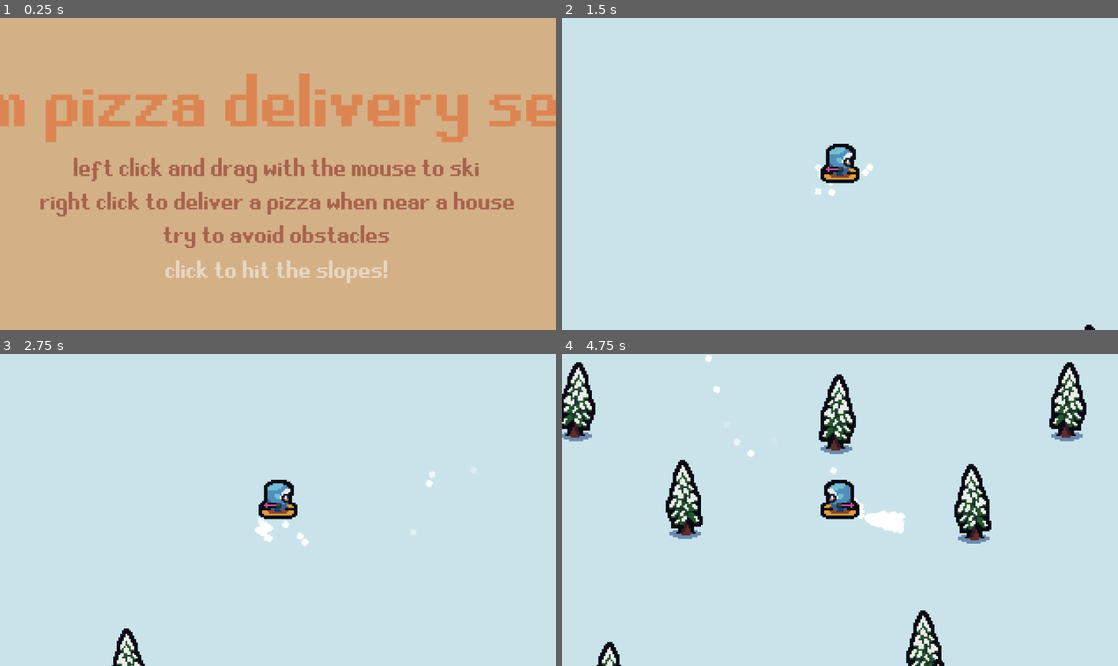
Above: before the commit, frames 1-4 (two rows, left to right).
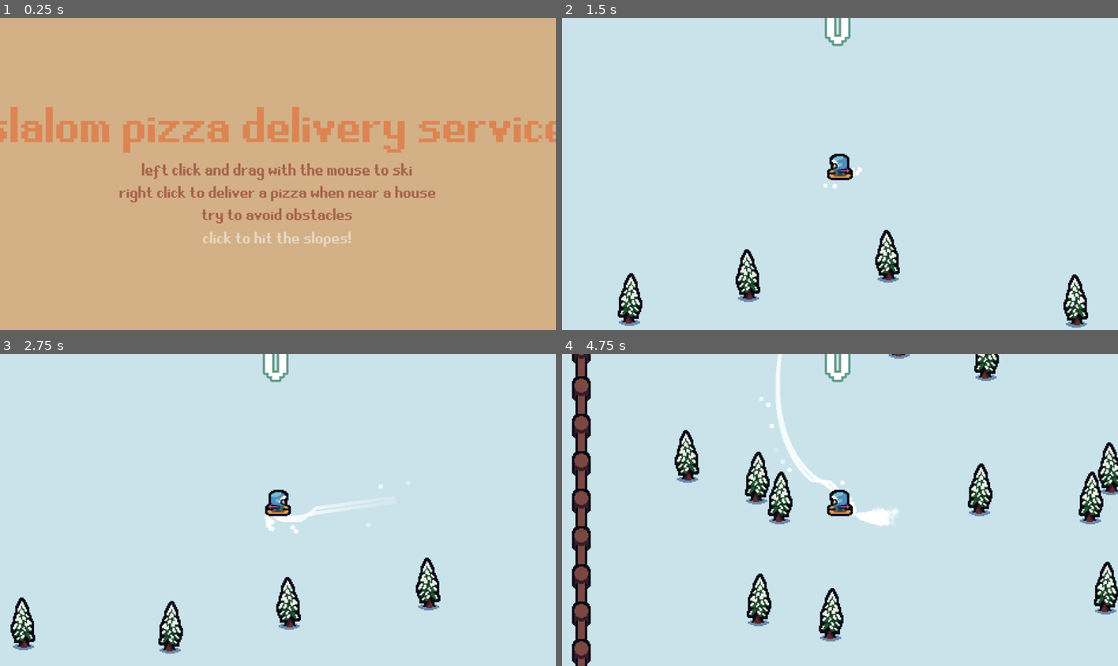
Above: after the commit, the same moments.

Repository: SpeakWithPlants/ld53
Game: Godot game, scene res://scenes/main.tscn
Same seed, same stepped clock (60 frames per second), same inputs: the game is played once before the commit and once after it.
Inputs (mouse positions are in pixels of both pictures, inside the frame that each line leads up to):
- Up to frame 1 (0.25 s): no input
- Up to frame 2 (1.5 s): tap Enter at 0.5, 1.25 s; move the mouse to (962, 158) at 0.52 s; press the mouse at (962, 158) at 0.53 s; right-click (962, 158) at 0.8 s; move the mouse to (728, 189) at 1.27 s; release the mouse at (728, 189) at 1.28 s; right-click (728, 189) at 1.35 s
- Up to frame 3 (2.75 s): click (166, 525) at 1.55 s; tap Enter at 2 s; move the mouse to (333, 441) at 2.02 s; press the mouse at (333, 441) at 2.03 s; right-click (333, 441) at 2.3 s
- Up to frame 4 (4.75 s): tap Enter at 2.75, 3.5, 4.25 s; move the mouse to (812, 572) at 2.77 s; release the mouse at (812, 572) at 2.78 s; right-click (812, 572) at 2.85 s; click (812, 572) at 3.05 s; move the mouse to (1006, 556) at 3.52 s; press the mouse at (1006, 556) at 3.53 s; right-click (1006, 556) at 3.8 s; move the mouse to (673, 463) at 4.27 s; release the mouse at (673, 463) at 4.28 s; right-click (673, 463) at 4.35 s; click (673, 463) at 4.55 s

The runs differ from the first frame. In frame 1, 15% of the frame differs, in the area x 0-100%, y 17-86%; in frame 2, 3.4%; in frame 3, 4.1%; in frame 4, 16%, in the area x 0-100%, y 0-100%.
Error before the commit: Invalid operands 'float' and 'int' in operator '%'. (res://scenes/player.gd:53)

Commit message:
Exported

Diff:
--- a/project.godot
+++ b/project.godot
@@ -20,7 +20,7 @@
 window/size/viewport_width=948
 window/size/viewport_height=533
 window/size/mode=2
-window/stretch/scale=3.0
+window/stretch/scale=2.0
 
 [filesystem]
 
--- a/scenes/level.gd
+++ b/scenes/level.gd
@@ -29,7 +29,7 @@
 	var view_width = ProjectSettings.get_setting("display/window/size/viewport_width")
 	var view_scale = ProjectSettings.get_setting("display/window/stretch/scale")
 	var scaled_width = view_width / view_scale
-	course_width = scaled_width * 2.5
+	course_width = scaled_width * 1.5
 	_generate_houses(houses)
 	_generate_fences()
 	_generate_trees(tree_density)
--- a/scenes/main.gd
+++ b/scenes/main.gd
@@ -34,6 +34,8 @@
 
 
 func start():
+	if player != null:
+		player.queue_free()
 	player = player_scn.instantiate()
 	add_child(player)
 	if level != null:
--- a/scenes/player.gd
+++ b/scenes/player.gd
@@ -22,6 +22,10 @@
 @onready var speed_label = $speed_label
 @onready var collider = $collider
 @onready var recover_timer = $recover_timer
+@onready var trail_source_1 = $trail_point_1
+@onready var trail_source_2 = $trail_point_2
+@onready var trail_point_1 = $particles/trail_point_1
+@onready var trail_point_2 = $particles/trail_point_2
 
 func _ready():
 	trail.emitting = false
@@ -50,7 +54,7 @@
 	var desired_frame = max(0, direction.dot(Vector2.DOWN)) * 3
 	if direction.dot(Vector2.LEFT) > 0:
 		desired_frame += 3
-	sprite.frame = desired_frame % 6
+	sprite.frame = int(desired_frame) % 6
 	speed_label.text = "%0.1f" % velocity.length()
 	_update_trail()
 
@@ -117,6 +121,8 @@
 		ui.counting = true
 	trail.emitting = speed > 0
 	shred.emitting = abs(velocity.normalized().dot(direction)) < 0.8 and trail.emitting
+	trail_source_1.global_position = trail_point_1.global_position
+	trail_source_2.global_position = trail_point_2.global_position
 	pass
 
 
--- a/scenes/player.tscn
+++ b/scenes/player.tscn
@@ -1,7 +1,8 @@
-[gd_scene load_steps=7 format=3 uid="uid://bxddehpx6jw55"]
+[gd_scene load_steps=8 format=3 uid="uid://bxddehpx6jw55"]
 
 [ext_resource type="Script" path="res://scenes/player.gd" id="1_rblnb"]
 [ext_resource type="Texture2D" uid="uid://dc58j7gviomfx" path="res://assets/sprites/skiier.png" id="2_oti6l"]
+[ext_resource type="PackedScene" uid="uid://bufgboq4t4o6l" path="res://scenes/snow_trail.tscn" id="3_adrg4"]
 [ext_resource type="Texture2D" uid="uid://lve4ix3uska3" path="res://assets/sprites/snow_trail.png" id="3_xc43k"]
 
 [sub_resource type="Gradient" id="Gradient_5xqdi"]
@@ -15,8 +16,20 @@
 [sub_resource type="CircleShape2D" id="CircleShape2D_tu6w7"]
 radius = 5.0
 
-[node name="player" type="CharacterBody2D"]
+[node name="player" type="CharacterBody2D" groups=["player"]]
 script = ExtResource("1_rblnb")
+
+[node name="trail_point_1" type="Node2D" parent="."]
+position = Vector2(-7, -2)
+
+[node name="snow_trail" parent="trail_point_1" instance=ExtResource("3_adrg4")]
+z_index = -1
+
+[node name="trail_point_2" type="Node2D" parent="."]
+position = Vector2(-7, 2)
+
+[node name="snow_trail" parent="trail_point_2" instance=ExtResource("3_adrg4")]
+z_index = -1
 
 [node name="particles" type="Node2D" parent="."]
 
@@ -48,6 +61,12 @@
 initial_velocity_max = 150.0
 color_ramp = SubResource("Gradient_blx0c")
 
+[node name="trail_point_1" type="Node2D" parent="particles"]
+position = Vector2(-7, -2)
+
+[node name="trail_point_2" type="Node2D" parent="particles"]
+position = Vector2(-7, 2)
+
 [node name="sprite" type="Sprite2D" parent="."]
 position = Vector2(0, -6)
 texture = ExtResource("2_oti6l")
--- /dev/null
+++ b/scenes/snow_trail.gd
@@ -0,0 +1,15 @@
+extends Line2D
+
+var point
+
+func _ready():
+	pass
+
+
+func _physics_process(_delta):
+	global_position = Vector2.ZERO
+	point = get_parent().global_position
+	add_point(point)
+	if points.size() > 100:
+		remove_point(0)
+	pass
--- /dev/null
+++ b/scenes/snow_trail.tscn
@@ -0,0 +1,11 @@
+[gd_scene load_steps=3 format=3 uid="uid://bufgboq4t4o6l"]
+
+[ext_resource type="Script" path="res://scenes/snow_trail.gd" id="1_oy1cx"]
+
+[sub_resource type="Gradient" id="Gradient_v4sk8"]
+colors = PackedColorArray(1, 1, 1, 0, 1, 1, 1, 1)
+
+[node name="snow_trail" type="Line2D"]
+width = 3.0
+gradient = SubResource("Gradient_v4sk8")
+script = ExtResource("1_oy1cx")
--- a/scenes/ui.tscn
+++ b/scenes/ui.tscn
@@ -30,6 +30,18 @@
 "update": 0,
 "values": [Vector2(-474, -266.5), Vector2(-474, 300)]
 }
+tracks/2/type = "value"
+tracks/2/imported = false
+tracks/2/enabled = true
+tracks/2/path = NodePath("start_screen:visible")
+tracks/2/interp = 1
+tracks/2/loop_wrap = true
+tracks/2/keys = {
+"times": PackedFloat32Array(0.2),
+"transitions": PackedFloat32Array(1),
+"update": 1,
+"values": [false]
+}
 
 [sub_resource type="Animation" id="Animation_jdl70"]
 resource_name = "show_end_ui"
Not shown, changed: export_presets.cfg
Not shown, added: exports/index.apple-touch-icon.png.import
Not shown, added: exports/index.icon.png.import
Not shown, added: exports/index.png.import
Binary file added: screenshots/01.png
Not shown, added: exports/index.apple-touch-icon.png
Not shown, added: exports/index.audio.worklet.js
Not shown, added: exports/index.html
Not shown, added: exports/index.icon.png
Not shown, added: exports/index.js
Not shown, added: exports/index.pck
Not shown, added: exports/index.png
(and 3 more such lines)
